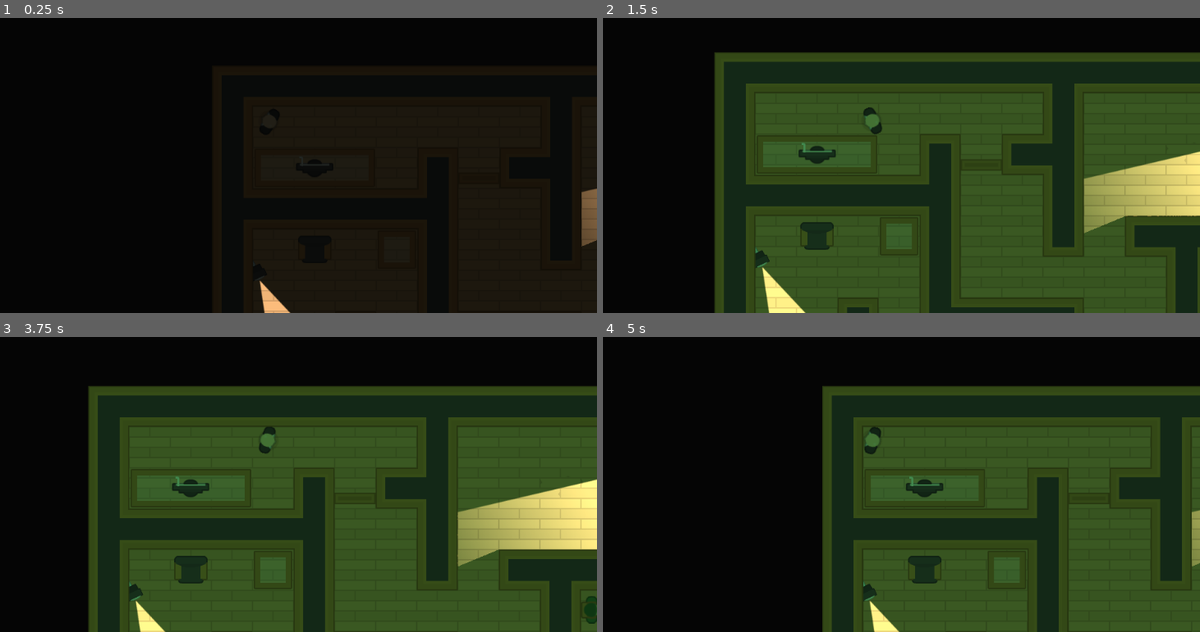
Above: before the commit, frames 1-4 (two rows, left to right).
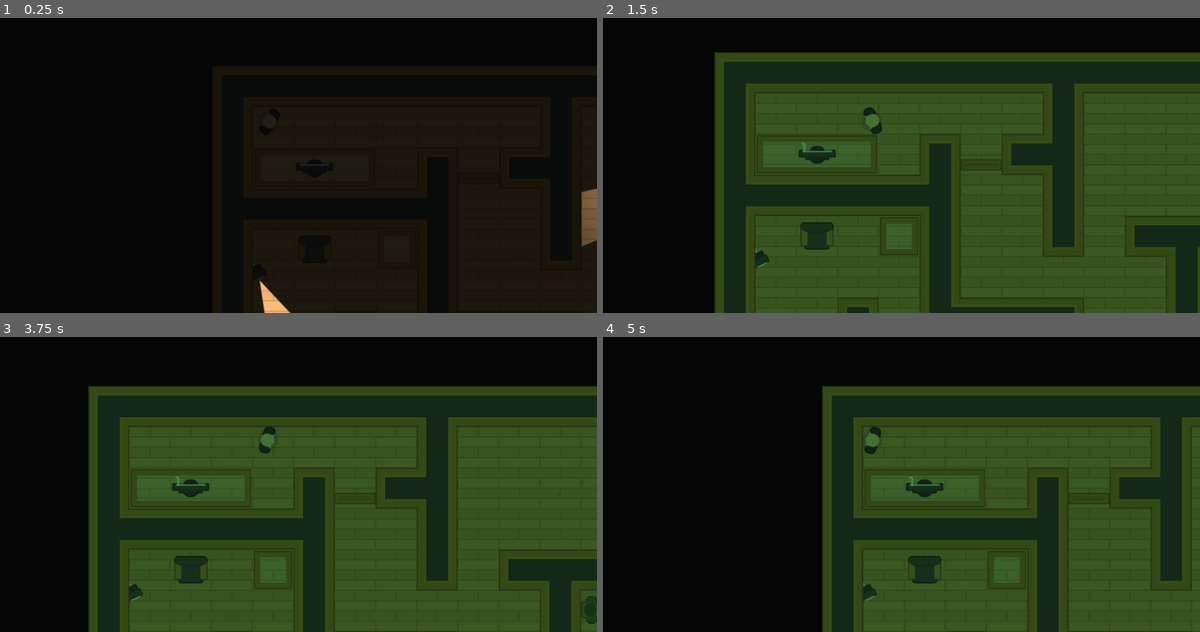
Above: after the commit, the same moments.

Repository: bruhify32/SpyTheGame
Game: Godot game, scene res://Levels/Level1.tscn
Same seed, same stepped clock (60 frames per second), same inputs: the game is played once before the commit and once after it.
Inputs (mouse positions are in pixels of both pictures, inside the frame that each line leads up to):
- Up to frame 1 (0.25 s): no input
- Up to frame 2 (1.5 s): tap Enter at 0.5 s; move the mouse to (1080, 177) at 0.52 s; hold D (move_right) 0.53-1.28 s; tap Space (torch_vision_mode) at 0.6, 1.35 s; click (1080, 177) at 0.67 s; move the mouse to (835, 136) at 1.27 s; hold S (move_down) from 1.28 s (still down); click (835, 136) at 1.42 s
- Up to frame 3 (3.75 s): move the mouse to (334, 354) at 2.02 s; release S (move_down) at 2.03 s; hold D (move_right) 2.03-2.78 s; tap Space (torch_vision_mode) at 2.1, 2.85, 3.6 s; move the mouse to (232, 516) at 2.77 s; hold W (move_up) 2.78-3.53 s; click (232, 516) at 2.92 s; move the mouse to (465, 496) at 3.52 s; hold A (move_left) from 3.53 s (still down)
- Up to frame 4 (5 s): keep holding A (move_left); move the mouse to (674, 381) at 4.27 s; tap Space (torch_vision_mode) at 4.35 s

The runs differ from the first frame. In frame 2, 4.1% of the frame differs, in the area x 26-100%, y 45-100%; in frame 3, 4.8%, in the area x 22-100%, y 48-100%; in frame 4, 0.5%.
Error in both runs: Invalid get index '0' (on base: 'Array'). (res://Character/guard.gd:24)

Commit message:
added some small gameplay functionalities

Diff:
--- a/Levels/Computer.tscn
+++ b/Levels/Computer.tscn
@@ -33,7 +33,10 @@
 enabled = false
 texture = ExtResource( 4 )
 
-[node name="Label" type="Label" parent="."]
+[node name="Label" type="Label" parent="." groups=[
+"labels",
+]]
+visible = false
 margin_left = 24.0
 margin_top = -24.0
 margin_right = 104.0
--- a/Levels/LockedDoor.tscn
+++ b/Levels/LockedDoor.tscn
@@ -18,7 +18,10 @@
 margin_right = 300.0
 margin_bottom = 400.0
 
-[node name="Label" type="Label" parent="." index="5"]
+[node name="Label" type="Label" parent="." index="5" groups=[
+"labels",
+]]
+visible = false
 margin_left = -32.0
 margin_top = 10.0
 margin_right = 48.0
--- a/Lightmaps/Torch.tscn
+++ b/Lightmaps/Torch.tscn
@@ -2,7 +2,9 @@
 
 [ext_resource path="res://Lightmaps/torchmap.png" type="Texture" id=1]
 
-[node name="Torch" type="Light2D"]
+[node name="Torch" type="Light2D" groups=[
+"lights",
+]]
 texture = ExtResource( 1 )
 offset = Vector2( 320, 0 )
 shadow_enabled = true
--- a/Lightmaps/vision_mode.gd
+++ b/Lightmaps/vision_mode.gd
@@ -28,11 +28,15 @@
 	color = NIGHT_VISION;
 	audio_stream_player.stream = night_vision_sound;
 	audio_stream_player.play();
+	get_tree().call_group("lights","hide");
+	get_tree().call_group("labels","show");
 
 func dark_mode():
 	color = DARK;
 	audio_stream_player.stream = dark_mode_sound;
 	audio_stream_player.play();
+	get_tree().call_group("lights","show");
+	get_tree().call_group("labels","hide");
 
 func _on_Timer_timeout():
 	cooldown = false;
